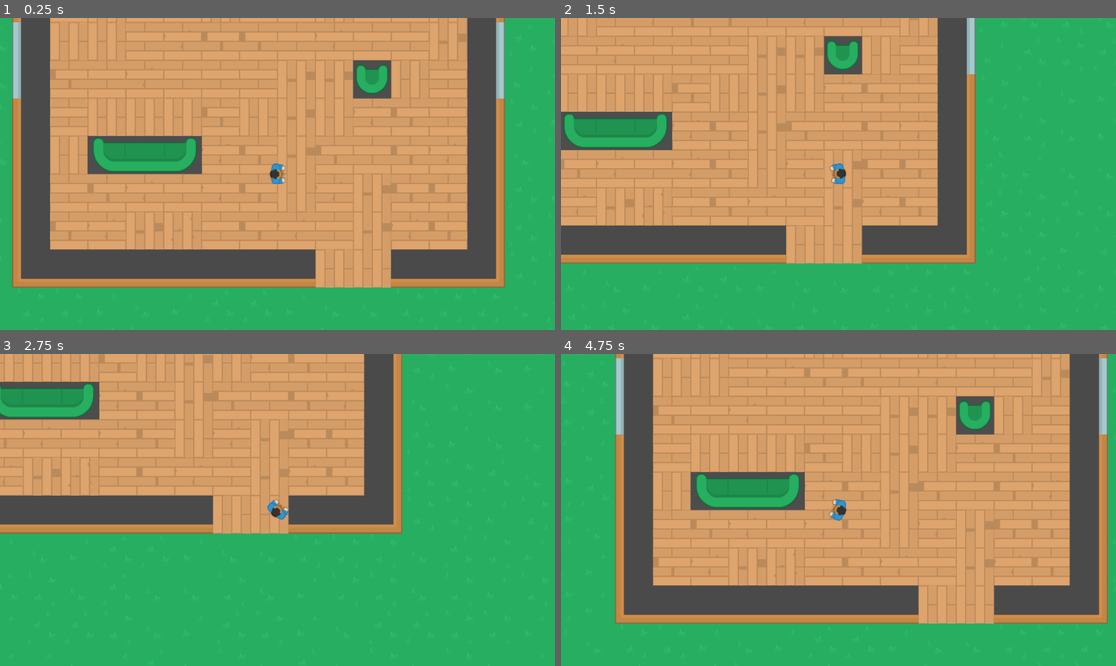
Above: before the commit, frames 1-4 (two rows, left to right).
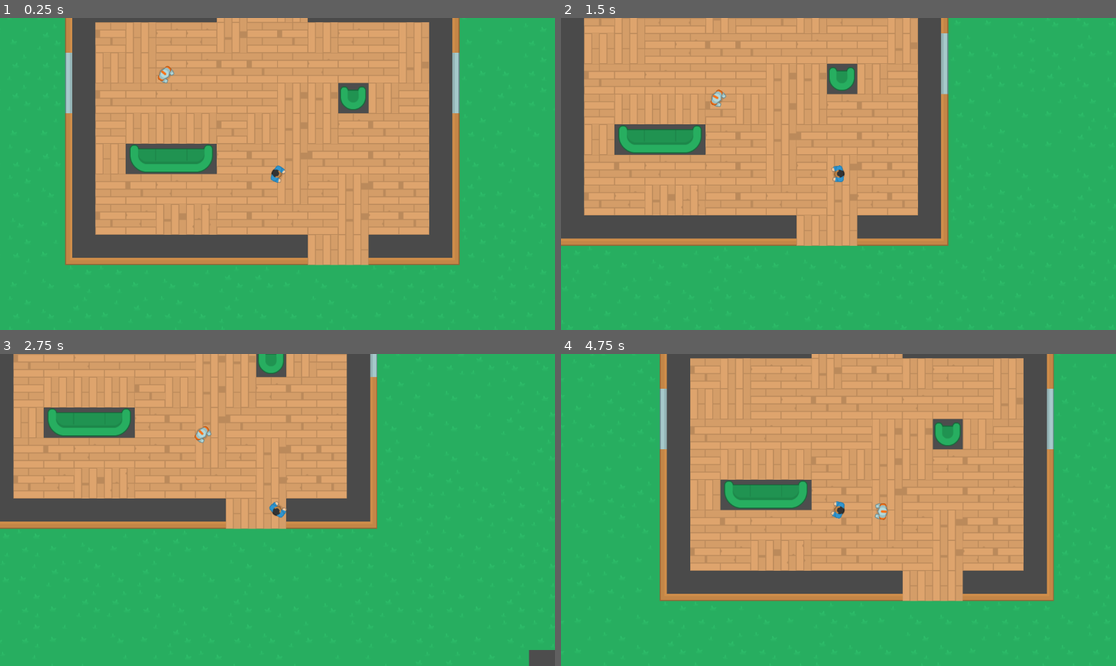
Above: after the commit, the same moments.

Repository: Kwiasek/PG2D_topdown_shooter
Game: Godot game, scene res://scenes/Arena.tscn
Same seed, same stepped clock (60 frames per second), same inputs: the game is played once before the commit and once after it. The project has no main scene, so this scene is started directly.
Inputs (mouse positions are in pixels of both pictures, inside the frame that each line leads up to):
- Up to frame 1 (0.25 s): no input
- Up to frame 2 (1.5 s): move the mouse to (960, 158) at 0.52 s; hold Right (ui_right) 0.53-1.28 s; move the mouse to (727, 189) at 1.27 s; hold Down (ui_down) from 1.28 s (still down)
- Up to frame 3 (2.75 s): move the mouse to (333, 441) at 2.02 s; release Down (ui_down) at 2.03 s; hold Right (ui_right) from 2.03 s (still down)
- Up to frame 4 (4.75 s): move the mouse to (810, 572) at 2.77 s; release Right (ui_right) at 2.78 s; hold Up (ui_up) 2.78-3.53 s; move the mouse to (1005, 556) at 3.52 s; hold Left (ui_left) from 3.53 s (still down); move the mouse to (672, 463) at 4.27 s

The runs differ from the first frame. In frame 1, 41% of the frame differs, in the area x 2-91%, y 0-87%; in frame 2, 26%; in frame 3, 16%; in frame 4, 42%, in the area x 9-99%, y 0-87%.

Commit message:
Implement enemy steering and object avoidance AI

Diff:
--- a/project.godot
+++ b/project.godot
@@ -14,6 +14,10 @@
 config/features=PackedStringArray("4.6", "Forward Plus")
 config/icon="res://icon.svg"
 
+[global_group]
+
+player=""
+
 [layer_names]
 
 2d_physics/layer_1="World_Solid"
--- a/scenes/Arena.tscn
+++ b/scenes/Arena.tscn
@@ -2,6 +2,7 @@
 
 [ext_resource type="Texture2D" uid="uid://da73fsnhbed2x" path="res://assets/spritesheets/tiles/tilesheet_complete.png" id="1_5ftpa"]
 [ext_resource type="PackedScene" uid="uid://bxhrs8d6dvqkh" path="res://scenes/Player.tscn" id="1_rarb2"]
+[ext_resource type="PackedScene" uid="uid://d2nrs5c5rkec2" path="res://scenes/enemy.tscn" id="3_u3rsd"]
 
 [sub_resource type="TileSetAtlasSource" id="TileSetAtlasSource_rarb2"]
 texture = ExtResource("1_5ftpa")
@@ -1033,3 +1034,6 @@
 tile_set = SubResource("TileSet_u3rsd")
 
 [node name="Player" parent="." unique_id=1368864994 instance=ExtResource("1_rarb2")]
+
+[node name="Enemy" parent="." unique_id=286638138 instance=ExtResource("3_u3rsd")]
+position = Vector2(-312, -278)
--- a/scenes/Player.tscn
+++ b/scenes/Player.tscn
@@ -6,7 +6,7 @@
 [sub_resource type="CircleShape2D" id="CircleShape2D_kpjcp"]
 radius = 23.086792
 
-[node name="Player" type="CharacterBody2D" unique_id=1368864994]
+[node name="Player" type="CharacterBody2D" unique_id=1368864994 groups=["player"]]
 collision_layer = 4
 collision_mask = 3
 script = ExtResource("1_v6fml")
@@ -18,3 +18,4 @@
 shape = SubResource("CircleShape2D_kpjcp")
 
 [node name="Camera2D" type="Camera2D" parent="." unique_id=66118619]
+zoom = Vector2(0.8, 0.8)
--- /dev/null
+++ b/scenes/enemy.gd
@@ -0,0 +1,124 @@
+extends CharacterBody2D
+class_name Enemy
+
+@export var speed: float = 160.0
+@export var ray_count: int = 16
+@export var look_ahead_distance: float = 80.0
+@export var attack_range: float = 35.0
+@export var damage: float = 15.0
+@export var attack_cooldown: float = 1.0
+
+var player: Node2D = null
+var ray_directions: Array[Vector2] = []
+var chosen_dir: Vector2 = Vector2.ZERO
+
+# Zmienne zapobiegające blokowaniu się (Anti-stuck / Wall Following)
+var stuck_timer: float = 0.0
+var avoid_side: float = 1.0 # 1.0 = prawo, -1.0 = lewo
+var attack_timer: float = 0.0
+
+func _ready() -> void:
+	ray_directions.resize(ray_count)
+	for i in range(ray_count):
+		var angle = i * 2.0 * PI / ray_count
+		ray_directions[i] = Vector2.RIGHT.rotated(angle)
+
+	call_deferred("_find_player")
+
+func _find_player() -> void:
+	player = get_tree().get_first_node_in_group("player")
+	if not player:
+		player = get_parent().get_node_or_null("Player")
+
+func _physics_process(delta: float) -> void:
+	if not is_instance_valid(player):
+		return
+
+	attack_timer -= delta
+
+	var dist_to_player = global_position.distance_to(player.global_position)
+	var dir_to_player = (player.global_position - global_position).normalized()
+
+	# Obrót w stronę wybranego kierunku ruchu lub gracza
+	if velocity.length() > 10.0:
+		rotation = lerp_angle(rotation, velocity.angle(), 10.0 * delta)
+	else:
+		rotation = lerp_angle(rotation, dir_to_player.angle(), 10.0 * delta)
+
+	# Atak wręcz w zasięgu
+	if dist_to_player <= attack_range:
+		velocity = Vector2.ZERO
+		if attack_timer <= 0.0:
+			perform_melee_attack()
+			attack_timer = attack_cooldown
+		move_and_slide()
+		return
+
+	# Obliczenie optymalnego kierunku
+	var target_direction = get_context_steering_direction(player.global_position)
+
+	# 4. Ruch
+	velocity = velocity.move_toward(target_direction * speed, speed * 8.0 * delta)
+	move_and_slide()
+
+	# Wykrywanie utknięcia i zmiana kierunku omijania
+	if velocity.length() < speed * 0.2 and target_direction.length() > 0.1:
+		stuck_timer += delta
+		if stuck_timer > 0.3:
+			avoid_side *= -1.0 # Zmiana strony omijania ściany
+			stuck_timer = 0.0
+	else:
+		stuck_timer = max(0.0, stuck_timer - delta)
+
+func get_context_steering_direction(target_pos: Vector2) -> Vector2:
+	var desired_dir = (target_pos - global_position).normalized()
+	var interest: Array[float] = []
+	var danger: Array[float] = []
+
+	interest.resize(ray_count)
+	danger.resize(ray_count)
+
+	# Interest Map
+	for i in range(ray_count):
+		var d = ray_directions[i].dot(desired_dir)
+		# Wzmacniamy kierunek w stronę celu; wartości ujemne zerujemy
+		interest[i] = max(0.0, d)
+
+	# Danger Map
+	var space_state = get_world_2d().direct_space_state
+	for i in range(ray_count):
+		var ray_dir = ray_directions[i]
+		var query = PhysicsRayQueryParameters2D.create(
+			global_position,
+			global_position + ray_dir * look_ahead_distance,
+			collision_mask # Sprawdzamy warstwy Solid i Jumpable
+		)
+		query.exclude = [self]
+		var result = space_state.intersect_ray(query)
+
+		if result:
+			var dist = global_position.distance_to(result.position)
+			danger[i] = 1.0 - (dist / look_ahead_distance)
+		else:
+			danger[i] = 0.0
+
+	# Eliminacja kierunków zablokowanych i wzmocnienie kierunków bocznych przy ścianie
+	var final_direction = Vector2.ZERO
+	for i in range(ray_count):
+		# Odejmujemy zagrożenie od zainteresowania
+		var weight = interest[i] - (danger[i] * 1.5)
+
+		if danger[i] > 0.4:
+			var tangent_dir = ray_directions[i].orthogonal() * avoid_side
+			var tangent_dot = tangent_dir.dot(desired_dir)
+			if tangent_dot > 0.0:
+				weight += tangent_dot * 0.6
+
+		if weight > 0.0:
+			final_direction += ray_directions[i] * weight
+
+	return final_direction.normalized()
+
+func perform_melee_attack() -> void:
+	if player and player.has_method("take_damage"):
+		player.take_damage(damage)
--- /dev/null
+++ b/scenes/enemy.tscn
@@ -0,0 +1,19 @@
+[gd_scene format=3 uid="uid://d2nrs5c5rkec2"]
+
+[ext_resource type="Texture2D" uid="uid://b5v0a2jikm38v" path="res://assets/sprites/enemy/robot1_hold.png" id="1_7p1mj"]
+[ext_resource type="Script" uid="uid://cp871vt2cyt84" path="res://scenes/enemy.gd" id="1_md0e3"]
+
+[sub_resource type="CircleShape2D" id="CircleShape2D_md0e3"]
+radius = 23.021729
+
+[node name="Enemy" type="CharacterBody2D" unique_id=286638138]
+z_index = 1
+collision_layer = 8
+collision_mask = 3
+script = ExtResource("1_md0e3")
+
+[node name="Sprite2D" type="Sprite2D" parent="." unique_id=1121370895]
+texture = ExtResource("1_7p1mj")
+
+[node name="CollisionShape2D" type="CollisionShape2D" parent="." unique_id=1361774178]
+shape = SubResource("CircleShape2D_md0e3")
Not shown, added: scenes/enemy.gd.uid
